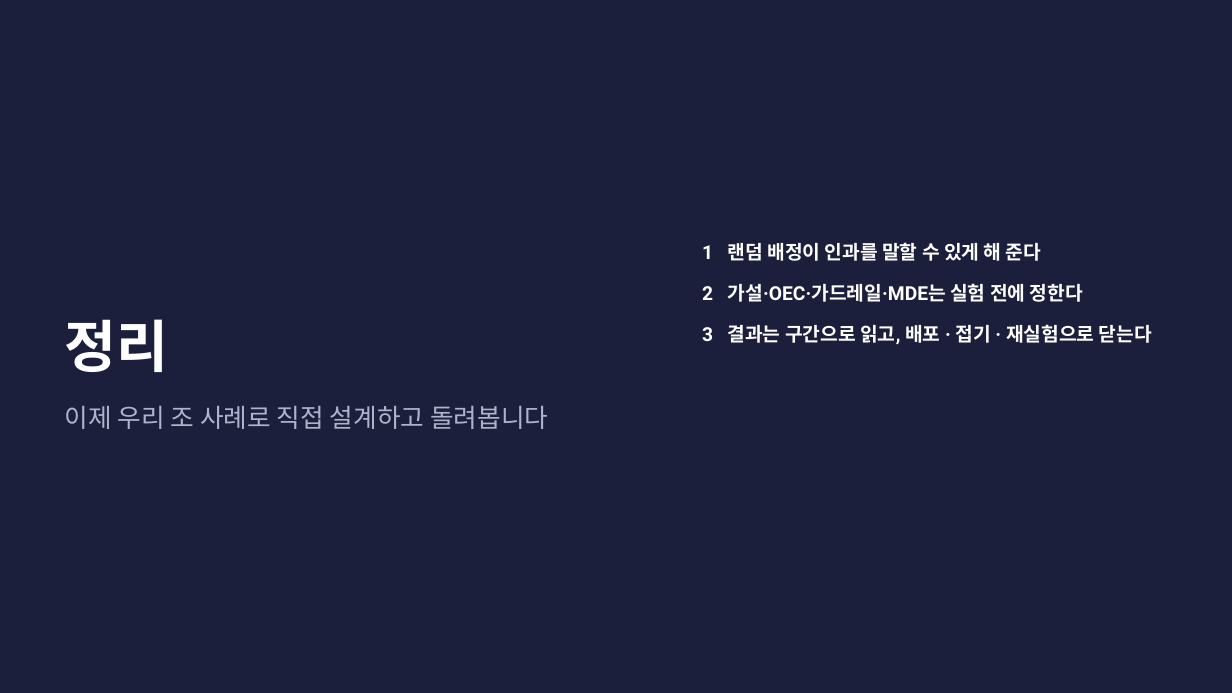
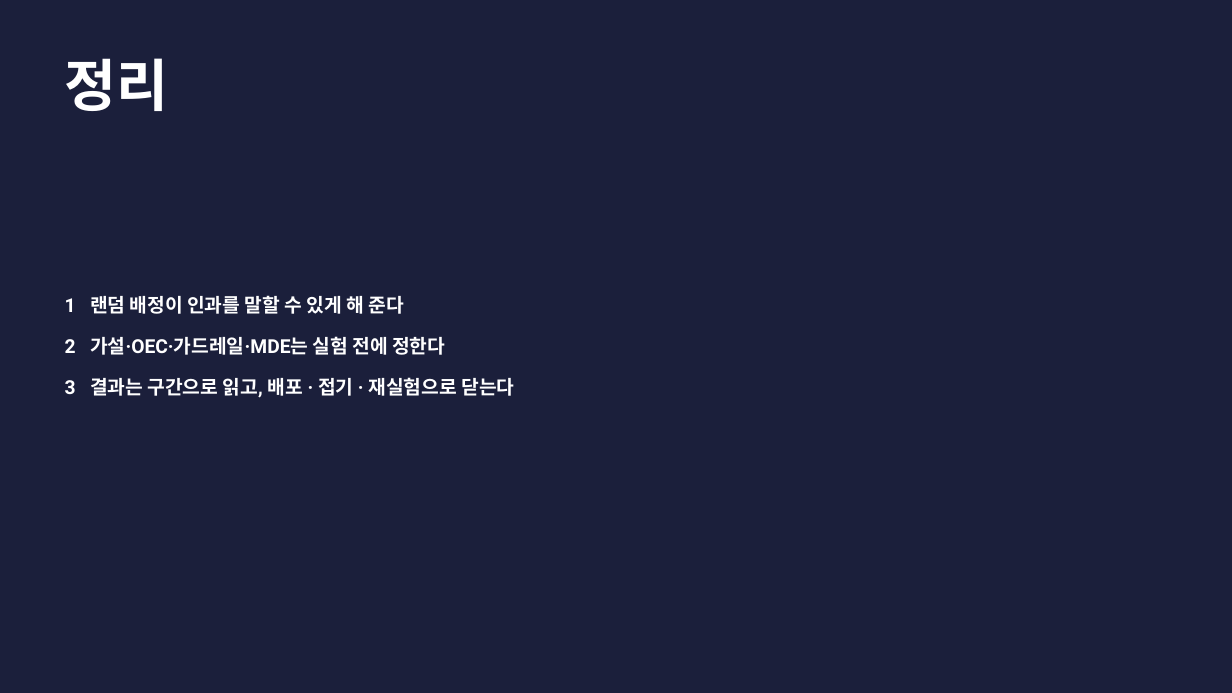
Before and after one commit to kkamret/quickmart-lab-rats, a slide deck: slide 79 of docs/lecture/ab-testing-theory.pptx. Drawn at 1232x693 pixels with LibreOffice and Linux fonts; fonts in the diff are those of the drawing. Boxes give left, top, right and bottom in pixels: in the first picture for what was removed or moved away, otherwise in the second. Text is boxed around its words. In the diff, an @@ line names an element or a change of style, - is before the commit and + after.

Commit message:
docs: 이론 PPT 표지·목차·퀴즈 문구 직접 수정 반영
Refs #10

```diff
--- a/docs/lecture/ab-testing-theory.pptx
+++ b/docs/lecture/ab-testing-theory.pptx
@@ title "정리": place and size @@
-title "정리" at [65, 319, 169, 372]
+title "정리" at [65, 58, 169, 111]
@@ text "1 랜덤 배정이 인과를 말할 ...": place and size @@
-text "1 랜덤 배정이 인과를 말할 ..." at [702, 242, 1152, 345]
+text "1 랜덤 배정이 인과를 말할 ..." at [65, 295, 514, 398]
@@ text removed at [65, 406, 548, 429] @@
-이제 우리 조 사례로 직접 설계하고 돌려봅니다
```
Also in this commit, not shown: 33 other slides changed.
